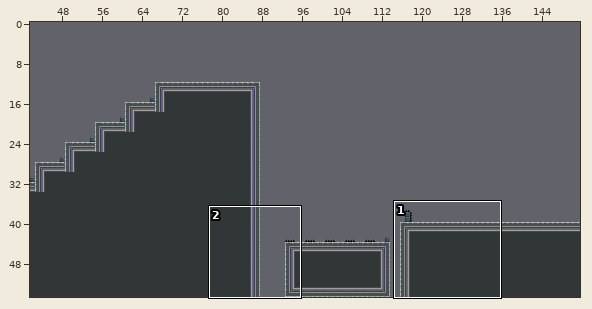
Tiled map -- android/assets/levels/level7.tmx. The first picture is a wide view before the edit; the outline marks the close-up.
Close-up. As it was:
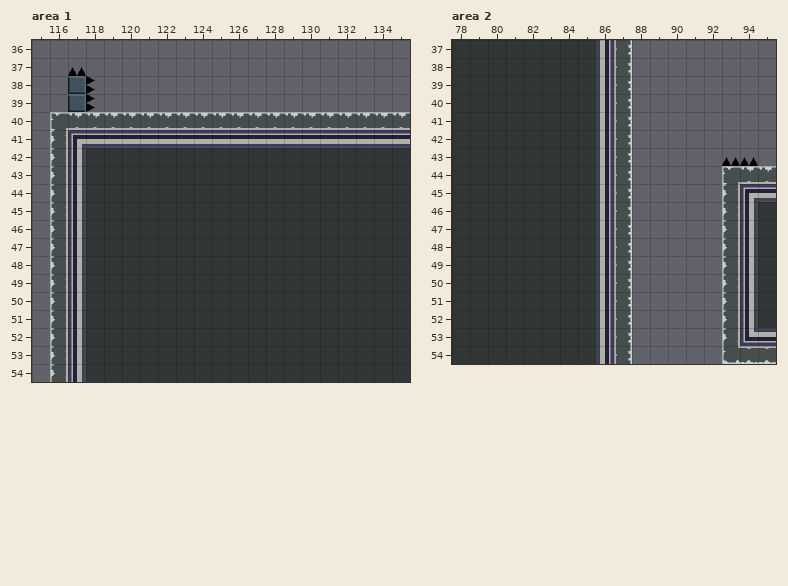
Cells are 32x32 px. Shown: area 1 x 115..135, y 36..54; area 2 x 78..95, y 37..54. The commit also changed other parts of the map, which this record leaves out.
After:
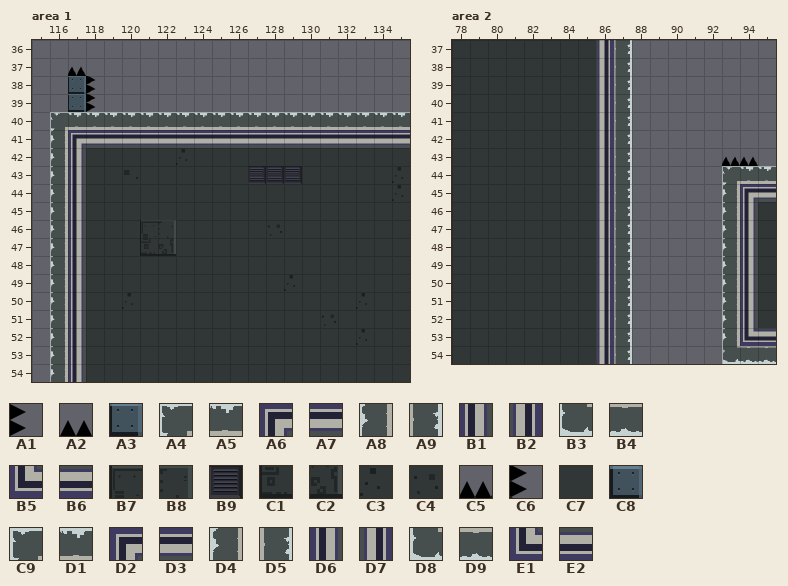
Key: from "tiles_128": A1 12, A2 13; from "tileset": A3 37, A4 48, A5 49, A6 53, A7 54, A8 64, A9 66, B1 69, B2 71, B3 80, B4 81, B5 85, B6 86, B7 88, B8 89, B9 100, C1 104, C2 105, C3 119, C4 120, C5 145, C6 145 turned 90; from "tileset-new": C7 16, C8 35 "3", C9 45, D1 46, D2 50, D3 51, D4 60, D5 62, D6 65, D7 67, D8 75, D9 76, E1 80, E2 81.
__ is an empty cell.
Tiles replaced or removed in this view: A1, A2, C7, C8, C9, D1, D2, D3, D4, D5, D6, D7, D8, D9, E1, E2.
What changed:
Changed rows in their new state; .. is an unchanged cell.
Layer "Platform", area 1:
first column x 116:
38 .. A3 .. .. .. .. .. .. .. .. .. .. .. .. .. .. .. .. .. ..
39 .. A3 .. .. .. .. .. .. .. .. .. .. .. .. .. .. .. .. .. ..
40 A4 A5 A5 A5 A5 A5 A5 A5 A5 A5 A5 A5 A5 A5 A5 A5 A5 A5 A5 A5
41 A8 A6 A7 A7 A7 A7 A7 A7 A7 A7 A7 A7 A7 A7 A7 A7 A7 A7 A7 A7
42 A8 B1 .. .. .. .. .. C3 .. .. .. .. .. .. .. .. .. .. .. ..
43 A8 B1 .. .. .. .. .. .. .. .. .. B9 B9 B9 .. .. .. .. .. C3
44 A8 B1 .. .. .. .. .. .. .. .. .. .. .. .. .. .. .. .. .. C3
45 A8 B1 .. .. .. .. .. .. .. .. .. .. .. .. .. .. .. .. .. ..
46 A8 B1 .. .. .. B7 B8 .. .. .. .. .. C4 .. .. .. .. .. .. ..
47 A8 B1 .. .. .. C1 C2 .. .. .. .. .. .. .. .. .. .. .. .. ..
48 A8 B1 .. .. .. .. .. .. .. .. .. .. .. .. .. .. .. .. .. ..
49 A8 B1 .. .. .. .. .. .. .. .. .. .. .. C3 .. .. .. .. .. ..
50 A8 B1 .. .. C3 .. .. .. .. .. .. .. .. .. .. .. .. C3 .. ..
51 A8 B1 .. .. .. .. .. .. .. .. .. .. .. .. .. C4 .. .. .. ..
52 A8 B1 .. .. .. .. .. .. .. .. .. .. .. .. .. .. .. C3 .. ..
53 A8 B1 .. .. .. .. .. .. .. .. .. .. .. .. .. .. .. .. .. ..
54 A8 B1 .. .. .. .. .. .. .. .. .. .. .. .. .. .. .. .. .. ..
Layer "Spikes", area 1:
first column x 117:
37 C5 ..
38 .. C6
39 .. C6
Layer "Platform", area 2:
first column x 86:
37 B2 A9 .. .. .. .. .. .. .. ..
38 B2 A9 .. .. .. .. .. .. .. ..
39 B2 A9 .. .. .. .. .. .. .. ..
40 B2 A9 .. .. .. .. .. .. .. ..
41 B2 A9 .. .. .. .. .. .. .. ..
42 B2 A9 .. .. .. .. .. .. .. ..
43 B2 A9 .. .. .. .. .. .. .. ..
44 B2 A9 .. .. .. .. .. A4 A5 A5
45 B2 A9 .. .. .. .. .. A8 A6 A7
46 B2 A9 .. .. .. .. .. A8 B1 ..
47 B2 A9 .. .. .. .. .. A8 B1 ..
48 B2 A9 .. .. .. .. .. A8 B1 ..
49 B2 A9 .. .. .. .. .. A8 B1 ..
50 B2 A9 .. .. .. .. .. A8 B1 ..
51 B2 A9 .. .. .. .. .. A8 B1 ..
52 B2 A9 .. .. .. .. .. A8 B1 ..
53 B2 A9 .. .. .. .. .. A8 B5 B6
54 B2 A9 .. .. .. .. .. B3 B4 B4
Layer "Spikes", area 2:
first column x 93:
43 C5 C5
Where, in picture pixels (left, top, right, bottom), the same in both close-ups:
changed: (51, 67, 410, 382)
changed: (597, 40, 631, 364)
changed: (722, 157, 776, 363)
